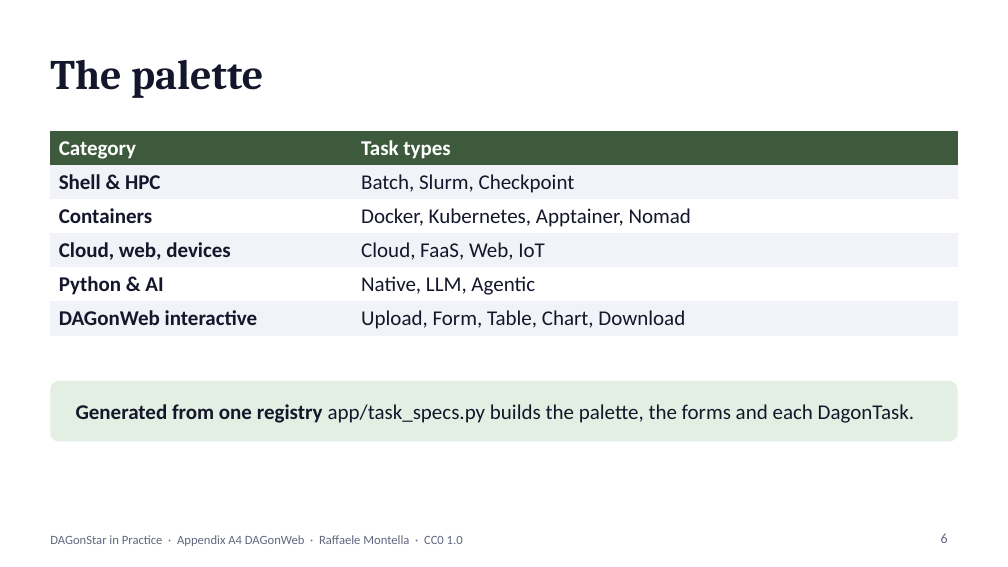
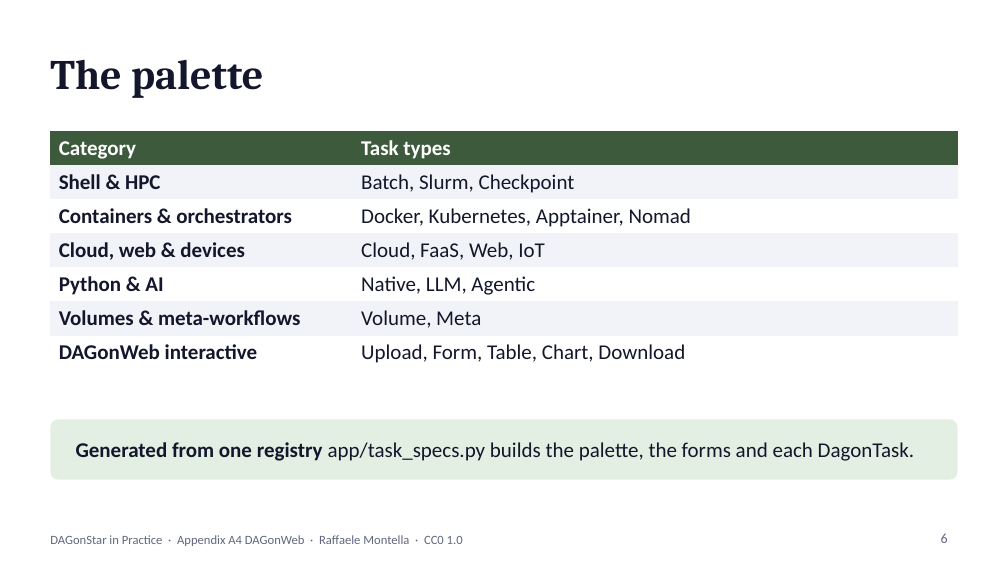
Before and after one commit to DagOnStar/DAGonStar-in-Practice, a slide deck: slide 6 of en/lectures/A4-DAGonStar-DAGonWeb.pptx. Drawn at 1008x567 pixels with LibreOffice and Linux fonts; fonts in the diff are those of the drawing. Boxes give left, top, right and bottom in pixels: in the first picture for what was removed or moved away, otherwise in the second. Text is boxed around its words. In the diff, an @@ line names an element or a change of style, - is before the commit and + after.

```diff
--- a/en/lectures/A4-DAGonStar-DAGonWeb.pptx
+++ b/en/lectures/A4-DAGonStar-DAGonWeb.pptx
@@ table at bbox=[50, 131, 958, 367] @@
-row 3, column 1: Containers
+row 3, column 1: Containers & orchestrators
-row 4, column 1: Cloud, web, devices
+row 4, column 1: Cloud, web & devices
+row 6: Volumes & meta-workflows | Volume, Meta
@@ rounded rectangle: place and size @@
-rounded rectangle at bbox=[50, 381, 958, 442]
+rounded rectangle at bbox=[50, 419, 958, 480]
@@ text "Generated from one registry app/task_specs.py ...": place and size @@
-text "Generated from one registry app/task_specs.py ..." at bbox=[76, 404, 914, 423]
+text "Generated from one registry app/task_specs.py ..." at bbox=[76, 442, 914, 461]
```
Also in this commit, not shown: 1 other slide changed, 4 other files.
